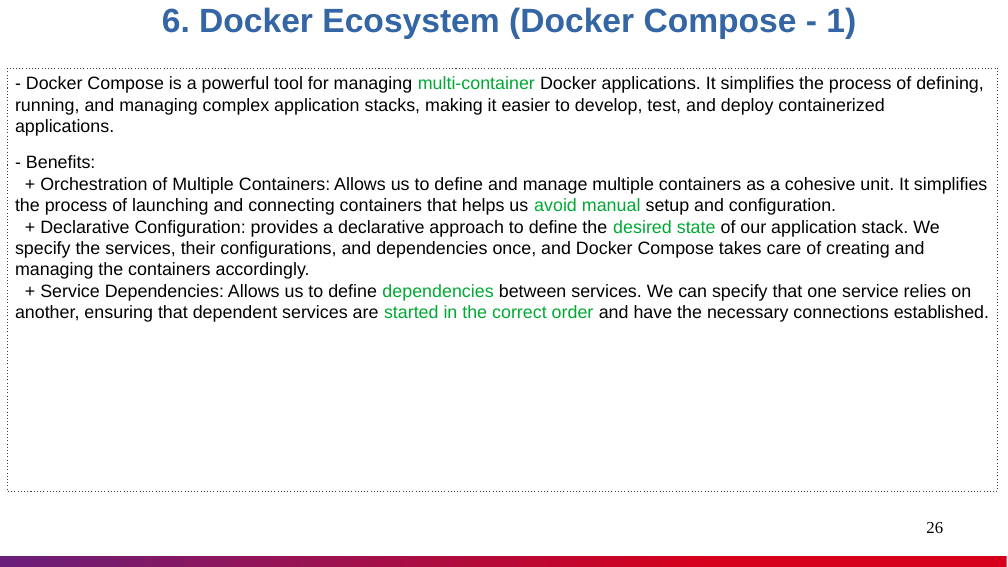
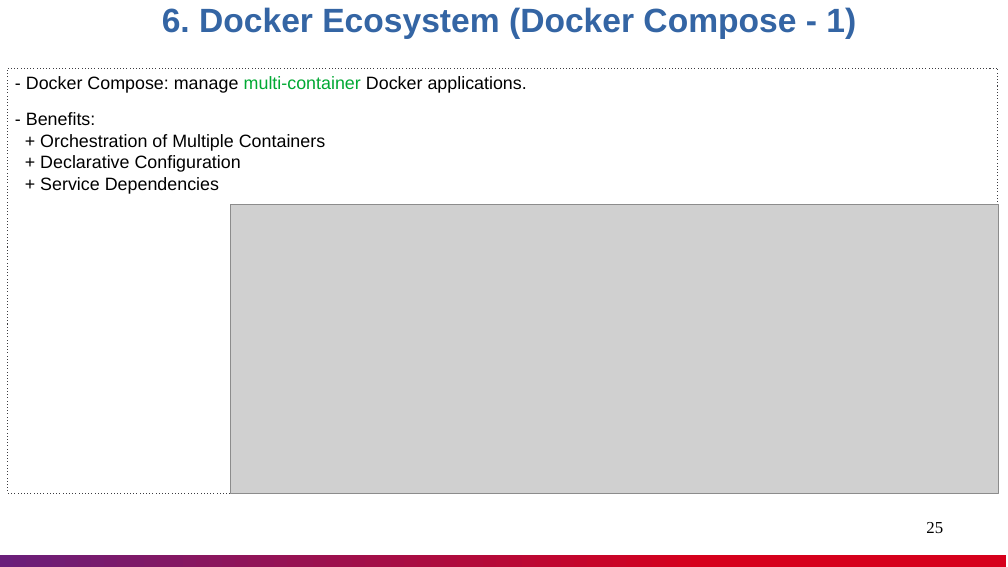
Before and after one commit to nashtech-garage/azure-devops-ci-cd, a slide deck: slide 25 of docker-demo/documents/Docker_Knowledge_Sharing.pptx (slide 26 before the commit). Drawn at 1008x567 pixels with LibreOffice and Linux fonts; fonts in the diff are those of the drawing; grey boxes stand for pictures. Boxes give left, top, right and bottom in pixels: in the first picture for what was removed or moved away, otherwise in the second. Text is boxed around its words. In the diff, an @@ line names an element or a change of style, - is before the commit and + after.

Commit message:
update docker-demo document for Docker course

```diff
--- a/docker-demo/documents/Docker_Knowledge_Sharing.pptx
+++ b/docker-demo/documents/Docker_Knowledge_Sharing.pptx
@@ text in rectangle at [26,76,527,194]: text changed @@
-- Docker Compose is a powerful tool for managing multi-container Docker applications. It simplifies the process of defining, running, and managing complex application stacks, making it easier to develop, test, and deploy containerized applications.
-- Benefits:
-+ Orchestration of Multiple Containers: Allows us to define and manage multiple containers as a cohesive unit. It simplifies the process of launching and connecting containers that helps us avoid manual setup and configuration.
-+ Declarative Configuration: provides a declarative approach to define the desired state of our application stack. We specify the services, their configurations, and dependencies once, and Docker Compose takes care of creating and managing the containers accordingly.
-+ Service Dependencies: Allows us to define dependencies between services. We can specify that one service relies on another, ensuring that dependent services are started in the correct order and have the necessary connections established.
+- Docker Compose: manage multi-container Docker applications.
+- Benefits:
++ Orchestration of Multiple Containers
++ Declarative Configuration
++ Service Dependencies
@@ picture added at [231,204,999,493] @@
@@ page number at [926,522,943,533]: text changed @@
-26
+25
```
Also in this commit, not shown: 13 other slides changed, 1 slide removed.
